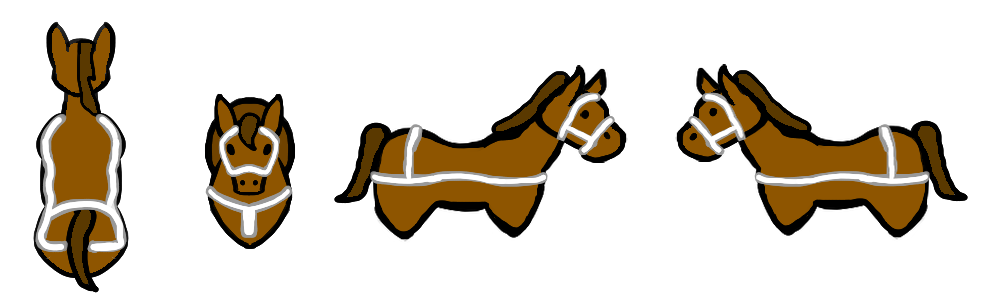
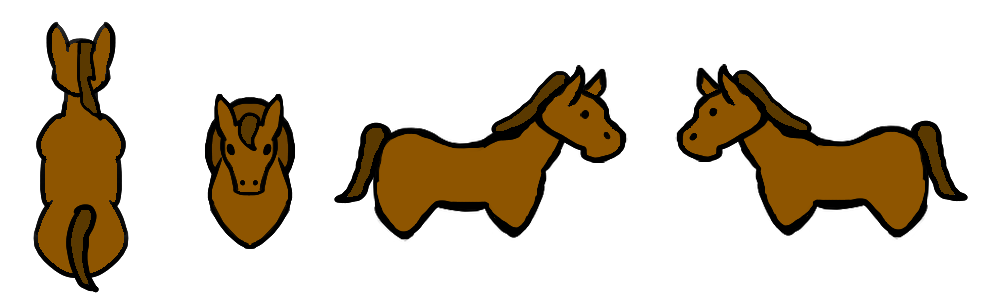
Layer changes from the first 1000 x 300 image to the second:
removed layer "Paint Layer 1(pasted)" from group "armors" over [370, 92, 930, 187]
removed layer "light armor" from group "armors" over [35, 92, 615, 259]
painted on "hair" over [35, 92, 930, 259]
painted on "head" (2nd of 2, in "horse" › "head") over [35, 92, 930, 259]
painted on "tail" over [35, 92, 930, 259]
painted on "body" (2nd of 2, in "horse" › "body") over [35, 92, 930, 259]
